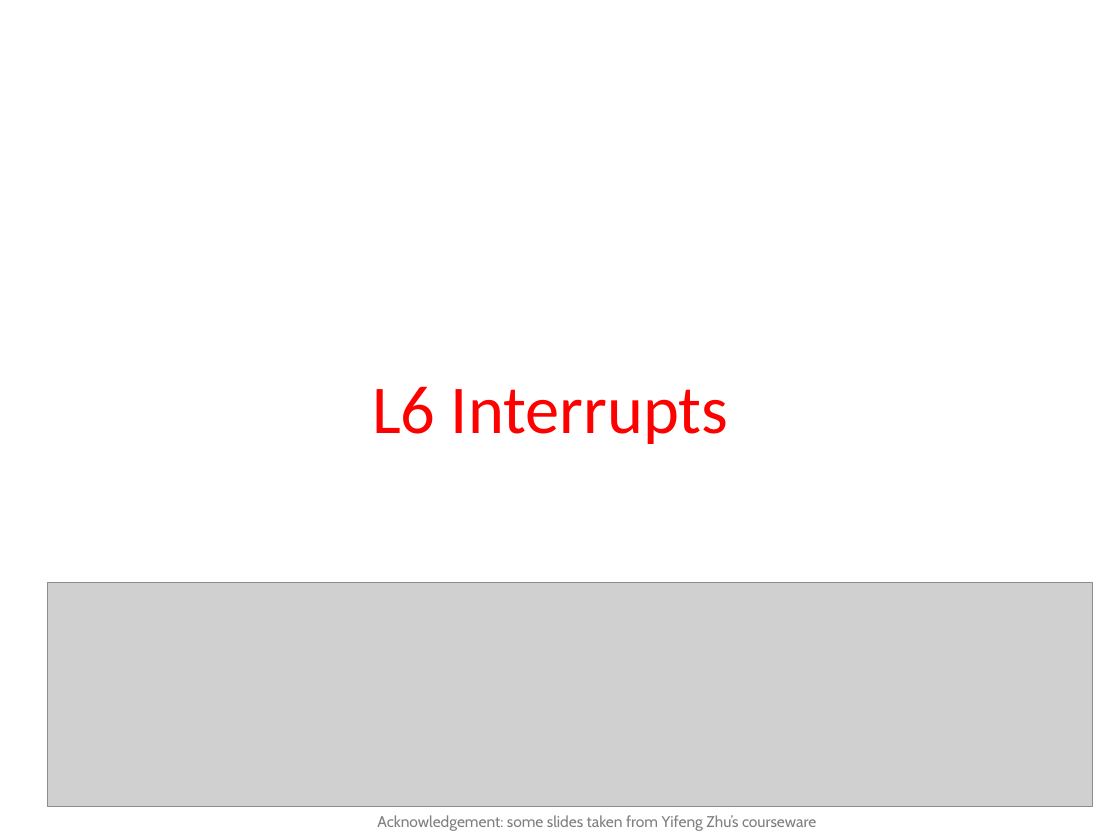
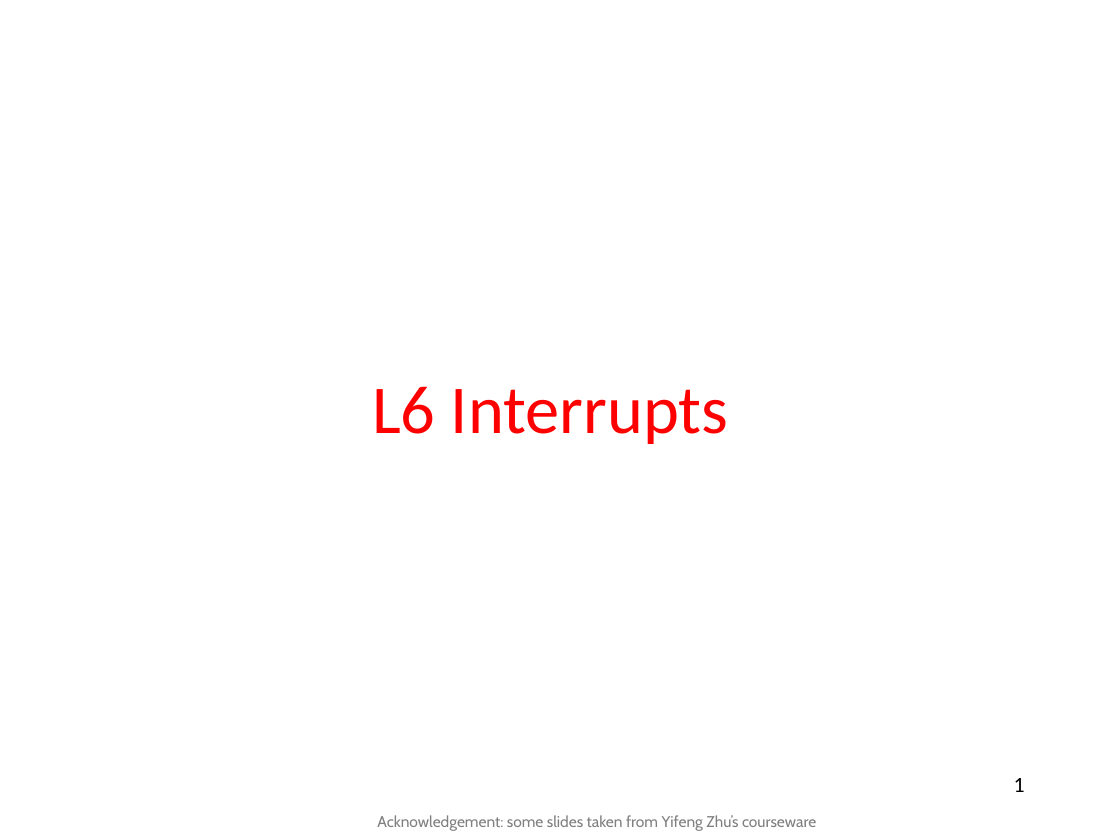
Before and after one commit to guhofstra/CSC111Fa25, a slide deck: slide 1 of PPTs/L6 Interrupt.pptx. Drawn at 1120x840 pixels with LibreOffice and Linux fonts; fonts in the diff are those of the drawing; grey boxes stand for pictures. Boxes give left, top, right and bottom in pixels: in the first picture for what was removed or moved away, otherwise in the second. Text is boxed around its words. In the diff, an @@ line names an element or a change of style, - is before the commit and + after.

```diff
--- a/PPTs/L6 Interrupt.pptx
+++ b/PPTs/L6 Interrupt.pptx
@@ picture removed at (47,582,1092,806) @@
@@ page number added at (1014,778,1025,792), 14 pt, text #000000 @@
+1
```
Also in this commit, not shown: 12 other slides changed, 48 other files.
